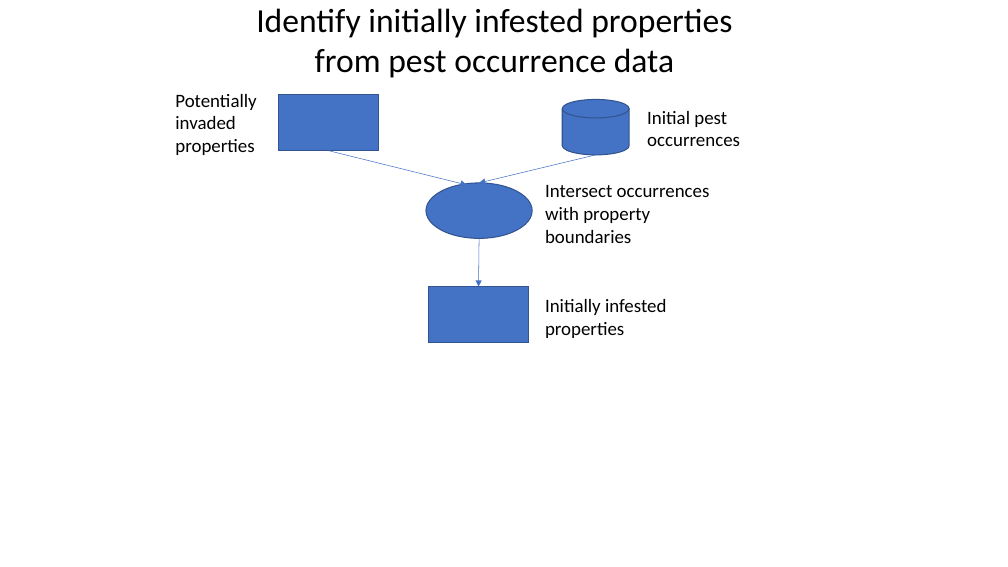
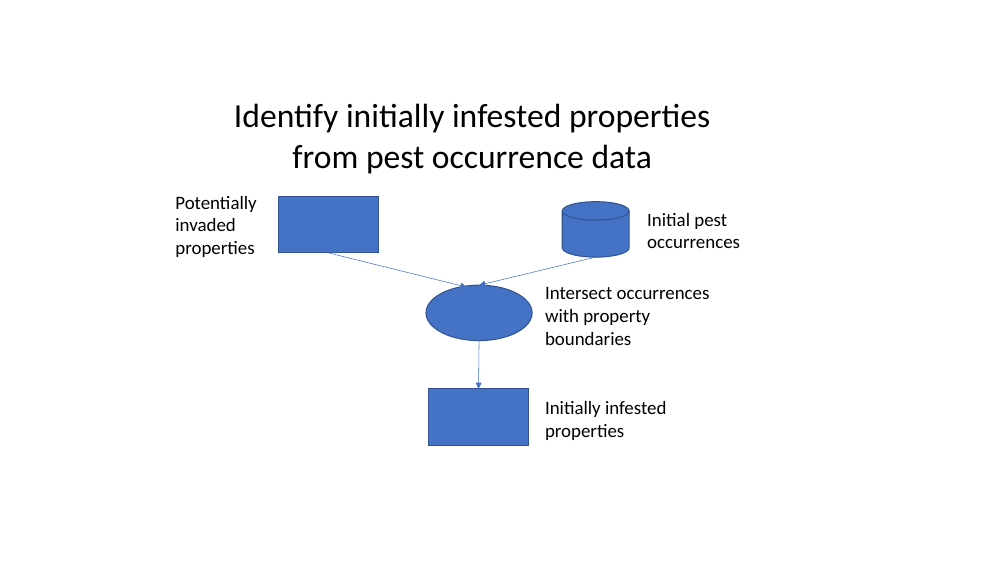
Before and after one commit to manaakiwhenua/SleeperPests, a slide deck: slide 9 of CNGDocumentation/Input generation Flow charts.pptx (slide 8 before the commit). Drawn at 1008x567 pixels with LibreOffice and Linux fonts; fonts in the diff are those of the drawing. Boxes give left, top, right and bottom in pixels: in the first picture for what was removed or moved away, otherwise in the second. Text is boxed around its words. In the diff, an @@ line names an element or a change of style, - is before the commit and + after.

```diff
--- a/CNGDocumentation/Input generation Flow charts.pptx
+++ b/CNGDocumentation/Input generation Flow charts.pptx
@@ text "Identify initially infested properties from ...": place and size @@
-text "Identify initially infested properties from ..." at [256,8,732,78]
+text "Identify initially infested properties from ..." at [234,103,710,174]
@@ 3 texts, 2 rectangles, 1 cylinder, 1 ellipse, 1 arrow: place and size @@
-3 texts, 2 rectangles, 1 cylinder, 1 ellipse, 1 arrow at [175,94,740,343]
+3 texts, 2 rectangles, 1 cylinder, 1 ellipse, 1 arrow at [175,196,740,445]
@@ 2 arrows, 1 text: place and size @@
-2 arrows, 1 text at [329,150,710,287]
+2 arrows, 1 text at [329,253,710,389]
```
Also in this commit, not shown: 2 other slides changed, 2 slides added, 1 other file.
